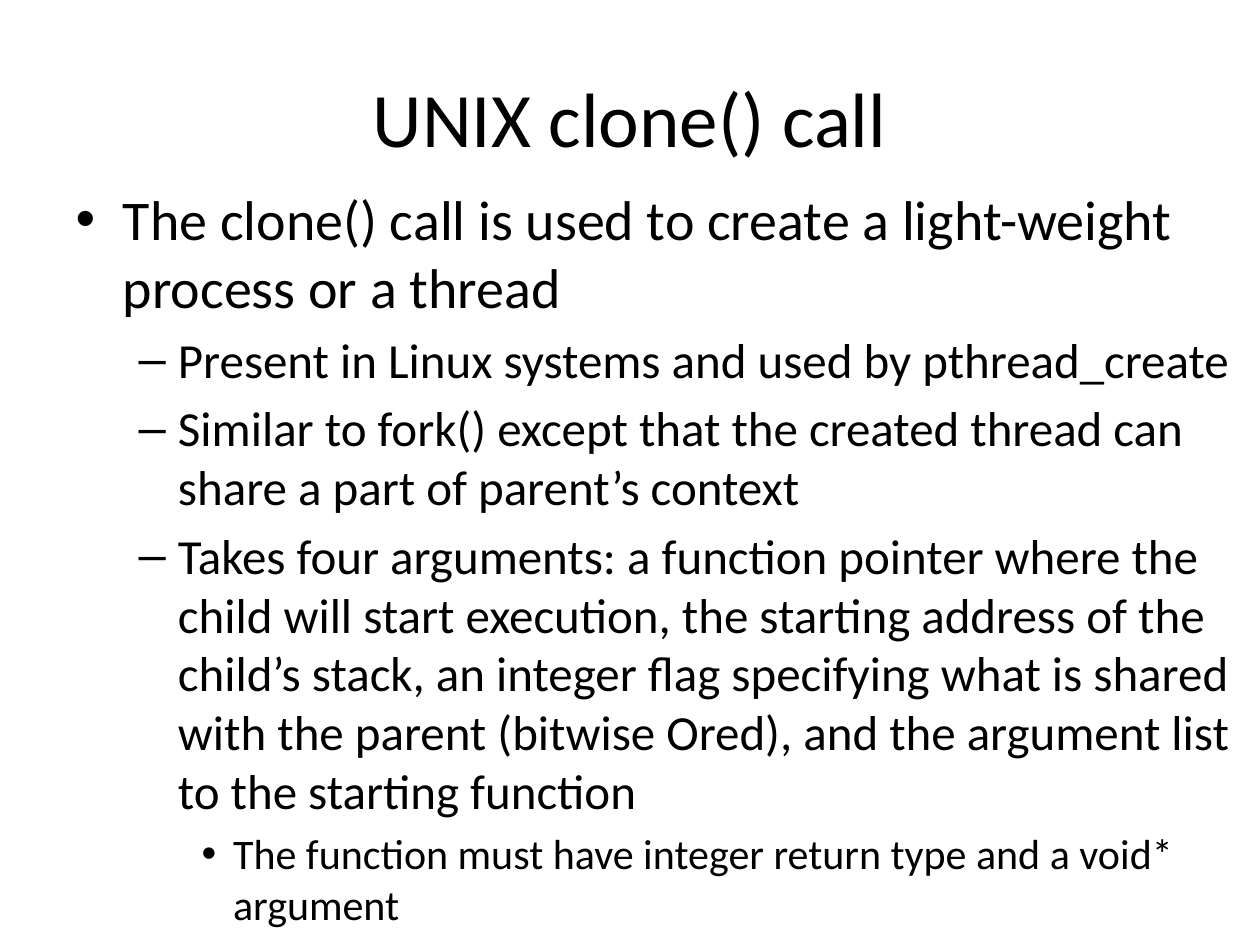
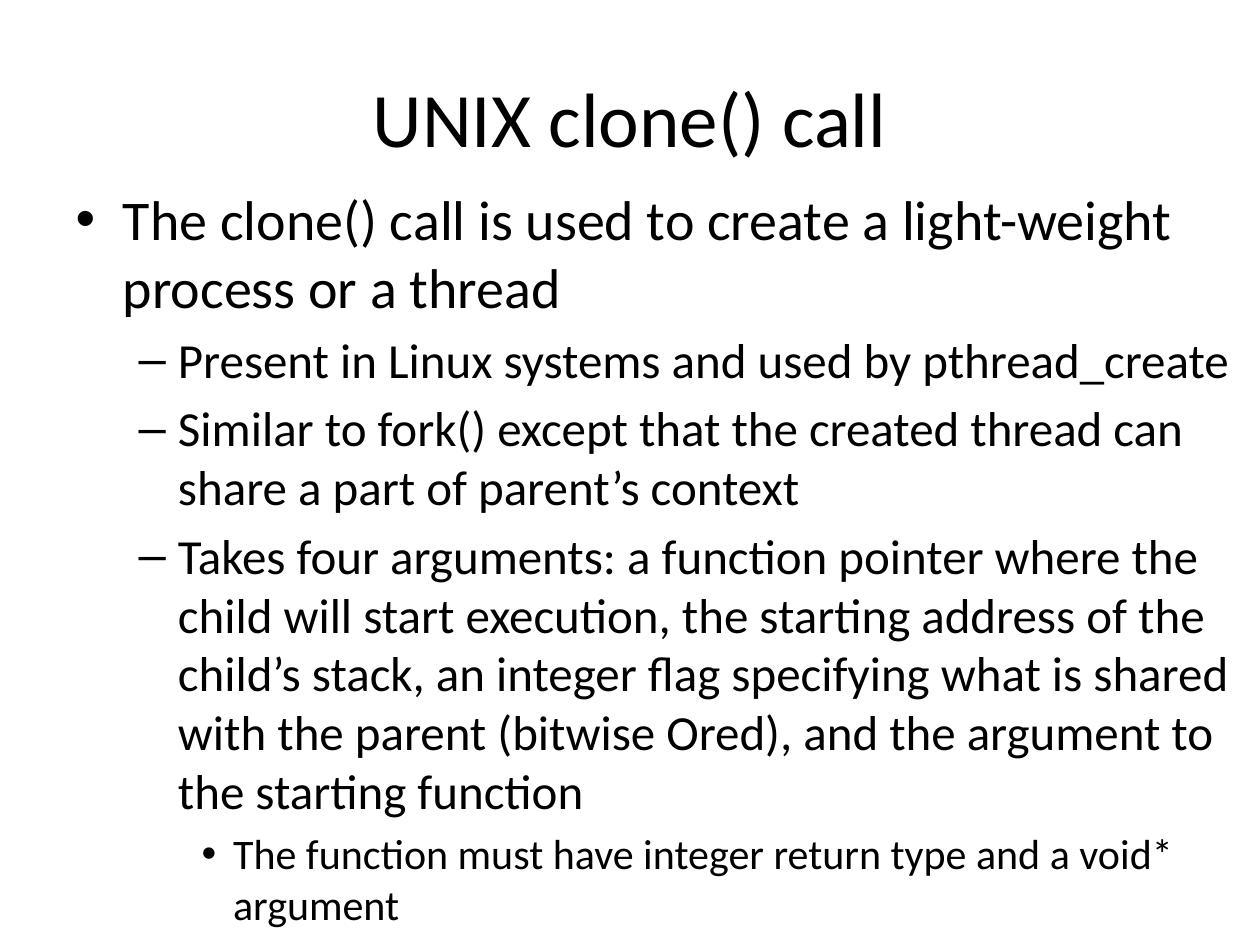
Before and after one commit to sidarth164/iitk-assignments, a slide deck: slide 63 of CS330/lectures/processes.pptx (slide 51 before the commit). Drawn at 1260x945 pixels with LibreOffice and Linux fonts; fonts in the diff are those of the drawing. Boxes give left, top, right and bottom in pixels: in the first picture for what was removed or moved away, otherwise in the second. Text is boxed around its words. In the diff, an @@ line names an element or a change of style, - is before the commit and + after.

```diff
--- a/CS330/lectures/processes.pptx
+++ b/CS330/lectures/processes.pptx
@@ text at (178, 540, 1228, 818): text changed @@
-  – Takes four arguments: a function pointer where the child will start execution, the starting address of the child’s stack, an integer flag specifying what is shared with the parent (bitwise Ored), and the argument list to the starting function
+  – Takes four arguments: a function pointer where the child will start execution, the starting address of the child’s stack, an integer flag specifying what is shared with the parent (bitwise Ored), and the argument to the starting function
```
Also in this commit, not shown: 9 other slides changed, 20 slides added, 31 other files.
